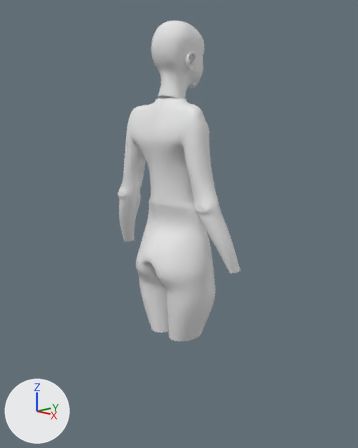
The Blender file character.blend, before and after one commit.
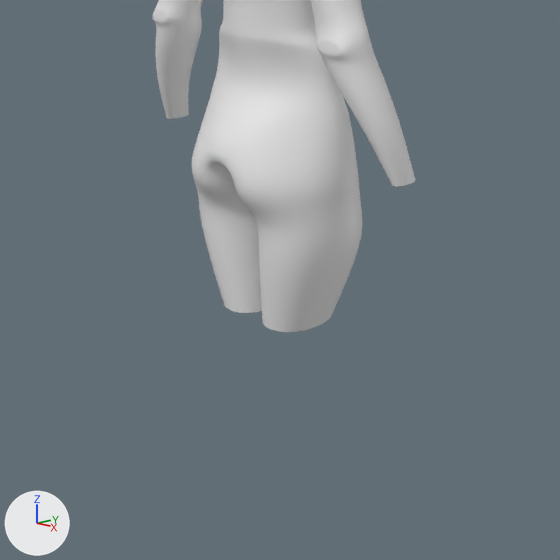
Each version is shown whole from a 50 mm lens placed at (3.75, -3.46, 3.98), pointed at (0.01, 0.06, 2.85), then close up on the part from 13% to 86% of the width and 42% to 100% of the height. Every picture has the same lights, and +X, +Y and +Z are marked at lower left.

In view in the first close-up: 'body'.
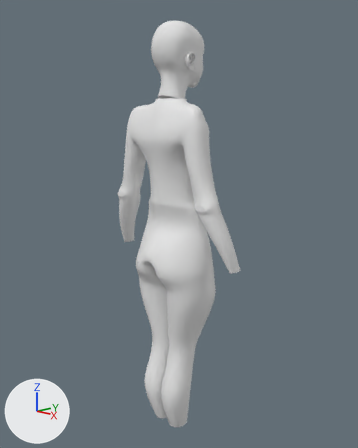
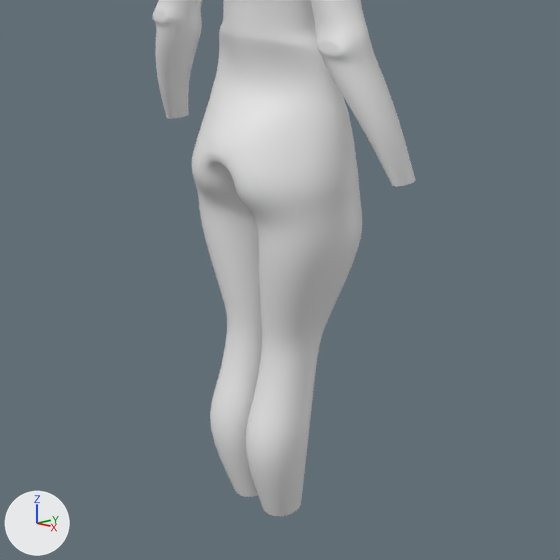
Patch to the scene script:
```diff
--- a/character.blend.py
+++ b/character.blend.py
@@ me_cylinder @@
 # used by ob_body; location = (0.0, 0.0, 3.0)
-me_cylinder.from_pydata(...)  # 146 vertices, 128 faces; spans x -0.02..0.86, y -0.46..0.41, z -1.35..1.13
+me_cylinder.from_pydata(...)  # 170 vertices, 152 faces; spans x -0.03..0.86, y -0.46..0.41, z -2.4..1.13
+# me_cylinder part 1
+# 6 vertices in x -0.01..0.32, y -0.19..0.24, z -1.35 move by (-0.01, 0.0, 0.0)
+# 24 vertices are added at x -0.03..0.34, y -0.34..0.16, z -2.4..-1.48
+# 24 new faces join them
```

Pixel boxes [x1, y1, x2, y2] of what changed, in the close-ups (560 x 560 px):
'body', reshaped: before [153, 0, 415, 332]; after [153, 0, 415, 516]
part 1 of me_cylinder, built on: before [204, 236, 357, 332]; after [205, 237, 357, 516]
